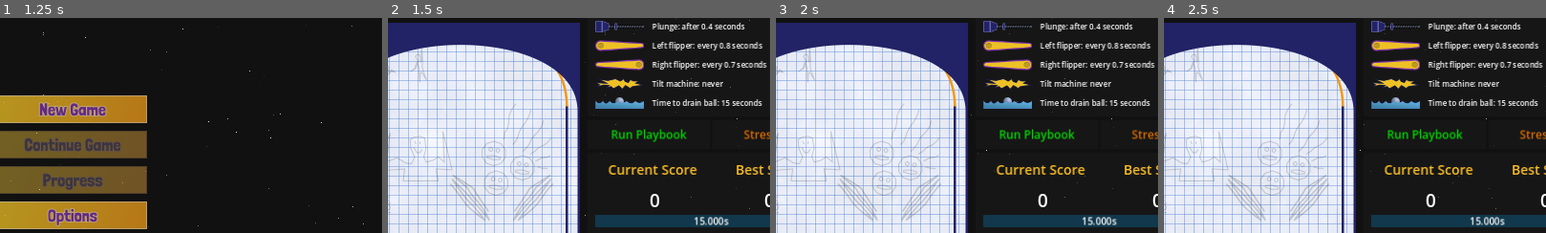
Above: before the commit, frames 1-4 (left to right).
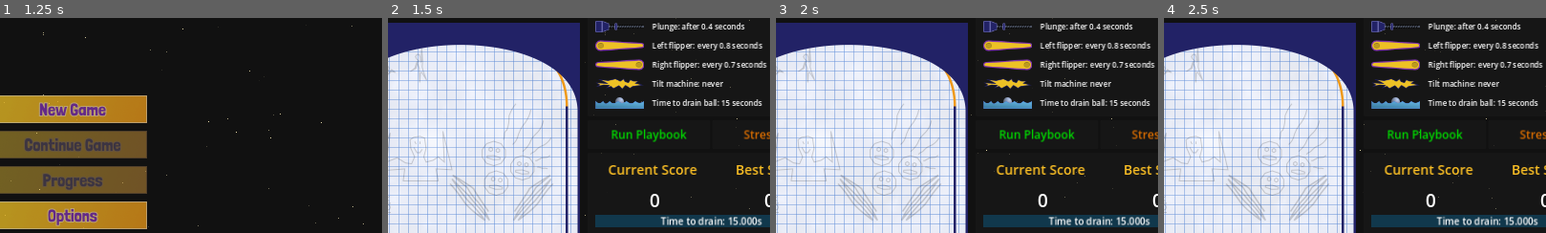
Above: after the commit, the same moments.

Repository: pincrediball/pincrediball
Game: Godot game, scene res://main.tscn
Two runs of this game, one before a commit and one after it. Both use one fixed random seed, a clock stepped at 60 frames per second and the inputs below. Sound files missing from this copy of the repository are replaced by a short silence.
Inputs (mouse positions are % of the whole screen's width and height, from its top left):
- Up to frame 1 (1.25 s): click (50, 29) at 0.5 s
- Up to frame 2 (1.5 s): click (50, 29) at 1.25 s
- Up to frame 3 (2 s): no input
- Up to frame 4 (2.5 s): click "?" at 2 s
The pictures show only the part of the screen within x 40-90%, y 8-58%; the shares and areas given below are measured in that part.

Frame 1 is identical in both runs. In frame 2, 0.7% of the frame differs, in the area x 71-98%, y 92-97%; in frame 3, 0.7%; in frame 4, 0.7%.

Commit message:
Game stop when timer ends

Diff:
--- a/src/game/core/score.gd
+++ b/src/game/core/score.gd
@@ -17,6 +17,7 @@
 	Scoring.score_changed.connect(_on_score_changed)
 	Scoring.scoring_mode_toggled.connect(_on_scoring_mode_toggled)
 	Scoring.time_left_changed.connect(_on_time_left_changed)
+	Scoring.time_ran_out.connect(_on_time_ran_out)
 
 	GameStore.level_changed.connect(_on_level_changed)
 	GameStore.high_score_changed.connect(_on_high_score_changed)
@@ -31,6 +32,7 @@
 	_set_score(0)
 	_set_high_score(GameStore.get_current_stage_high_score())
 	_set_time_left(_stage.max_run_time)
+	_set_time_ran_out_mode_to(false)
 
 
 func _on_score_changed(_from: int, to: int):
@@ -64,12 +66,22 @@
 	_set_time_left(to)
 
 
+func _on_time_ran_out():
+	_set_time_ran_out_mode_to(true)
+
+
+func _set_time_ran_out_mode_to(is_error: bool):
+	%TimeLeftLabel.modulate = Color(1.0, 0.2, 0.2, 0.75) if is_error else Color(1, 1, 1, 1)
+	%ScoreLabel.modulate = Color(1.0, 0.2, 0.2, 0.75) if is_error else Color(1, 1, 1, 1)
+
+
 func _set_time_left(to: float):
-	%TimeLeftLabel.text = "%.3fs" % to
+	%TimeLeftLabel.text = "Time to drain: %.3fs" % to
 	%ProgressBar.value = to / _stage.max_run_time * 100.0
 
 
 func _set_score(to: int):
+	_set_time_ran_out_mode_to(false)
 	%ScoreLabel.text = "%s %s" % [_format_medal(to), Scoring.format_score(to)]
 
 
--- a/src/game/core/score.tscn
+++ b/src/game/core/score.tscn
@@ -149,7 +149,7 @@
 anchor_bottom = 1.0
 grow_horizontal = 2
 grow_vertical = 2
-text = "30.000s"
+text = "Time to drain: 30.000s"
 label_settings = SubResource("LabelSettings_dg8bp")
 horizontal_alignment = 1
 vertical_alignment = 2
--- a/src/game/core/scoring.gd
+++ b/src/game/core/scoring.gd
@@ -3,6 +3,7 @@
 signal score_changed(from: int, to: int)
 signal scoring_mode_toggled(enabled: bool)
 signal time_left_changed(to: float)
+signal time_ran_out()
 
 var is_enabled: bool = true
 var _current_score: int = 0
@@ -32,6 +33,8 @@
 
 func update_time_left_to(time_left: float):
 	time_left_changed.emit(max(time_left, 0.0))
+	if time_left <= 0.0:
+		time_ran_out.emit()
 
 
 # Whelp! GDScript doesn't have much formatting, does it? Apparently we
--- a/src/game/tutorial/machine.gd
+++ b/src/game/tutorial/machine.gd
@@ -27,6 +27,8 @@
 
 
 func _ready():
+	Scoring.time_ran_out.connect(_on_time_ran_out)
+	GameStore.level_changed.connect(_on_level_changed)
 	%DropZonePolygon2D.visible = false
 	stop()
 
@@ -84,6 +86,14 @@
 				child.end_move()
 
 
+func _on_time_ran_out():
+	stop()
+
+
+func _on_level_changed(_level: int):
+	stop()
+
+
 func play(playbook):
 	_balls_to_plunge = 1
 	_init_play(playbook)
